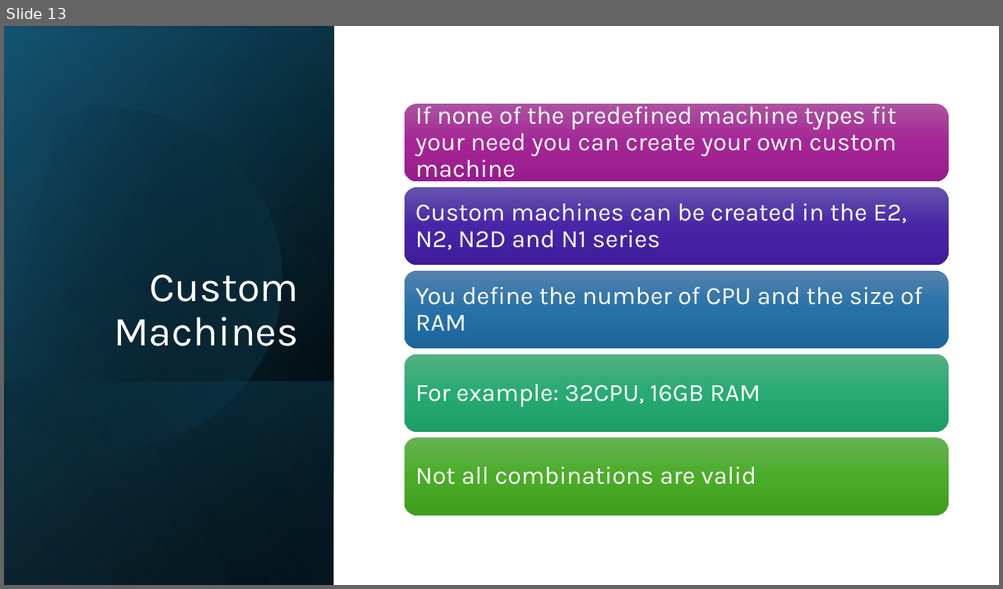
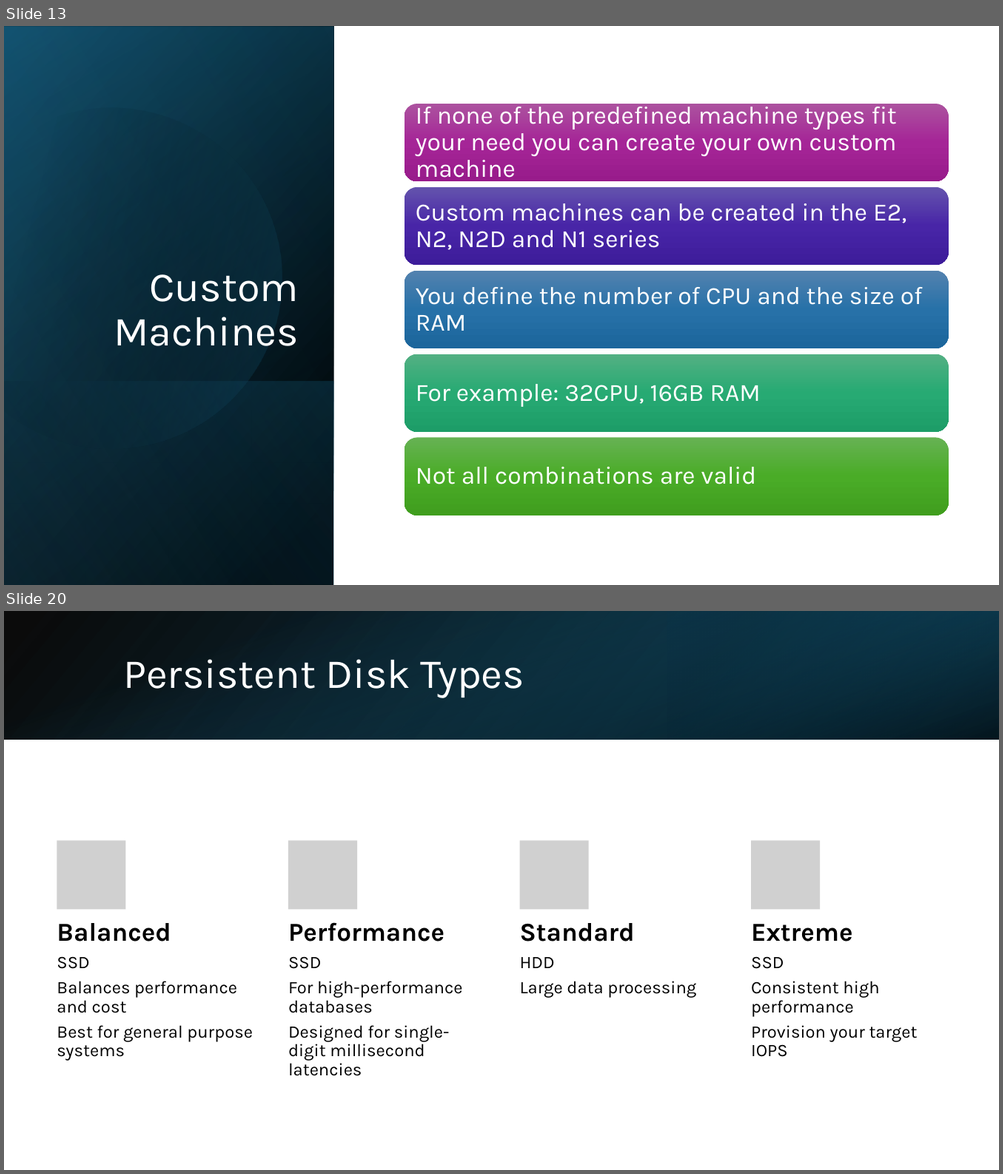
Before and after one commit to lkdrall/GCP-Professional, a slide deck: Module-2 - Project, Compute.pptx. Shown one above the other, each under a label of ours: slide 13 before the commit, slides 13 and 20 after it; the slides between them are not shown. The pictures are 1003x589 and 1003x1174 pixels, drawn with LibreOffice and Linux fonts; fonts in the diff are those of the drawing; grey boxes stand for pictures. Boxes give left, top, right and bottom in pixels: in the first picture for what was removed or moved away, otherwise in the second. Text is boxed around its words. In the diff, an @@ line names an element or a change of style, - is before the commit and + after.

```diff
--- a/Module-2 - Project, Compute.pptx
+++ b/Module-2 - Project, Compute.pptx
@@ slide 20 added at bbox=[4, 611, 999, 1170], background #FFFFFF @@
@@ rectangle added at bbox=[4, 611, 999, 739], fill gradient #000000 to #104862 @@
@@ rectangle added at bbox=[4, 612, 998, 740], fill gradient #156082 to #000000 @@
@@ rectangle added at bbox=[667, 611, 999, 739], fill gradient #0B3041 to #156082 @@
@@ title added at bbox=[123, 659, 524, 698], 40 pt, text #FFFFFF @@
+Persistent Disk Types
@@ group added at bbox=[57, 841, 917, 1076]: 8 texts, 4 pictures @@
+Balanced
+SSD
+Balances performance and cost
+Best for general purpose systems
+Performance
+SSD
+For high-performance databases
+Designed for single-digit millisecond latencies
+Standard
+HDD
+Large data processing
+Extreme
+SSD
+Consistent high performance
+Provision your target IOPS
```
Also in this commit, not shown: 1 slide changed, 9 other slides added, 1 slide removed.
